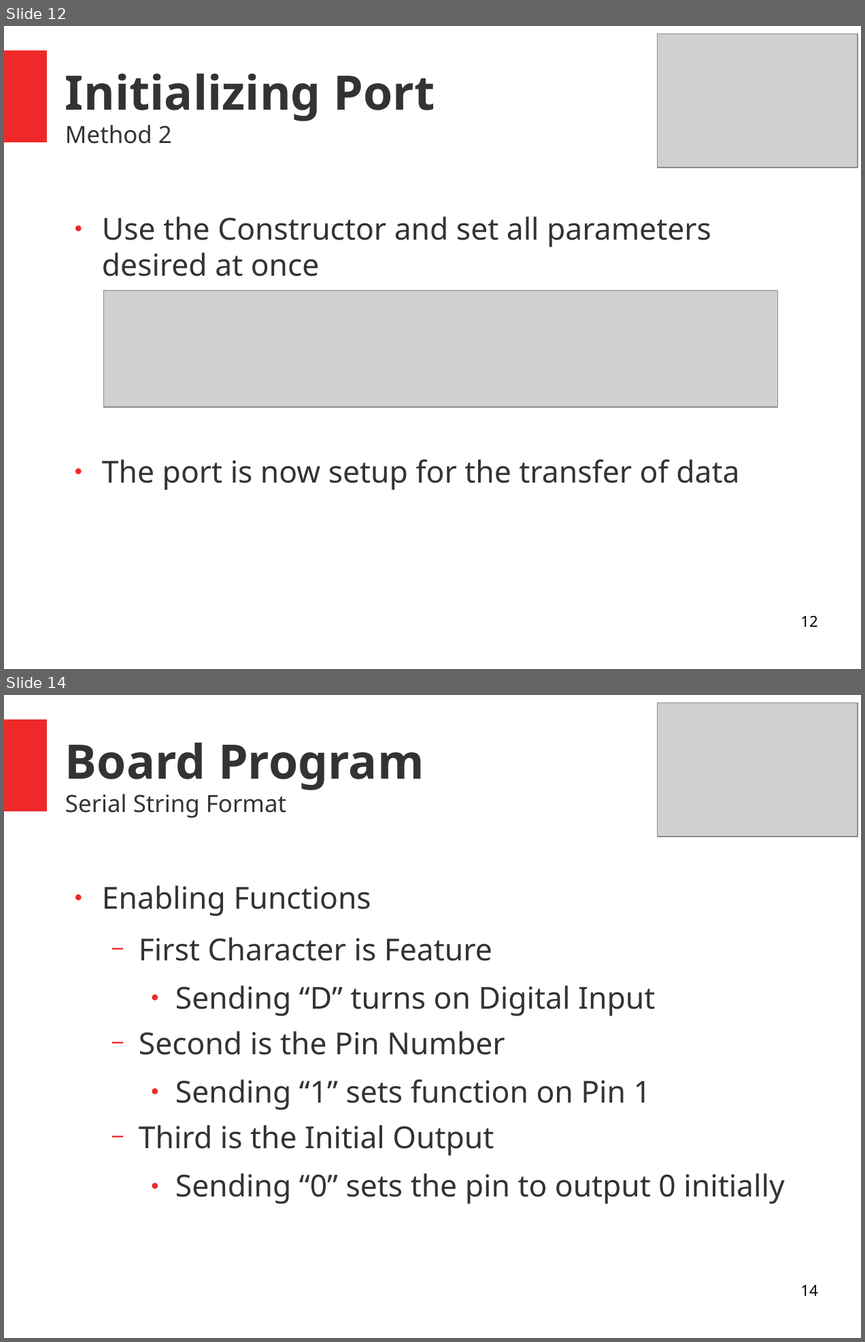
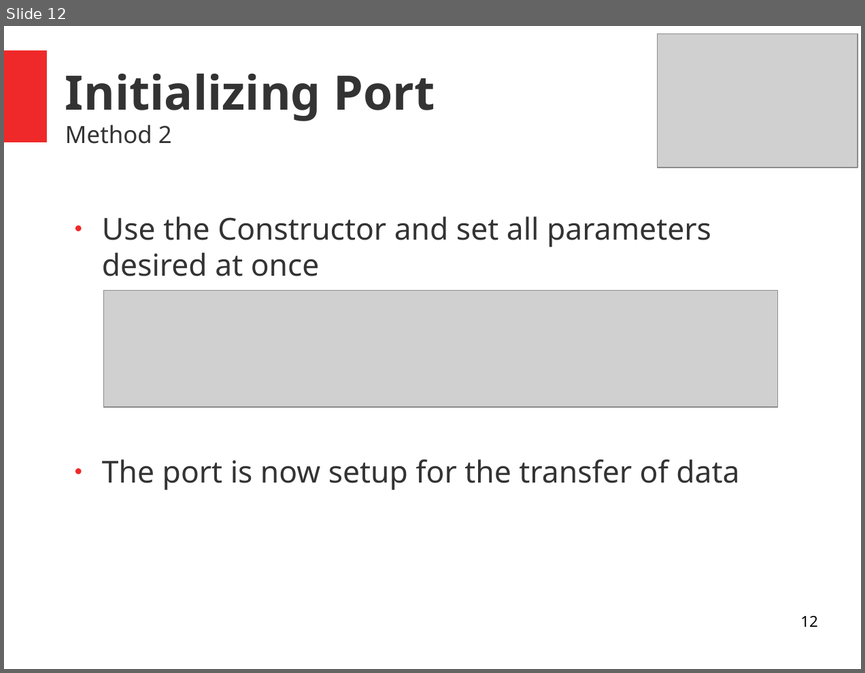
Before and after one commit to electrodynamics-engineering-laboratory/Python-Workshop, a slide deck: Slideshow/PythonWorkshopSlideshow.odp. Shown one above the other, each under a label of ours: slides 12 and 14 before the commit, slide 12 after it; the slides between them are not shown. The pictures are 865x1342 and 865x673 pixels, drawn with LibreOffice and Linux fonts; fonts in the diff are those of the drawing; grey boxes stand for pictures. Boxes give left, top, right and bottom in pixels: in the first picture for what was removed or moved away, otherwise in the second. Text is boxed around its words. In the diff, an @@ line names an element or a change of style, - is before the commit and + after.

```diff
--- a/Slideshow/PythonWorkshopSlideshow.odp
+++ b/Slideshow/PythonWorkshopSlideshow.odp
@@ slide 14 removed at (4, 695, 861, 1338), background #FFFFFF; not listed: 1 template element that a slide beside it also shows @@
@@ picture removed at (657, 702, 857, 836) @@
@@ title removed at (65, 743, 424, 818) @@
-Board Program
-Serial String Format
@@ text removed at (102, 885, 784, 1204) @@
-● Enabling Functions
-  − First Character is Feature
-    ● Sending “D” turns on Digital Input
-  − Second is the Pin Number
-    ● Sending “1” sets function on Pin 1
-  − Third is the Initial Output
-    ● Sending “0” sets the pin to output 0 initially
@@ page number removed at (800, 1285, 817, 1295) @@
-14
```
Also in this commit, not shown: 4 slides changed, 2 slides added, 2 other slides removed.
